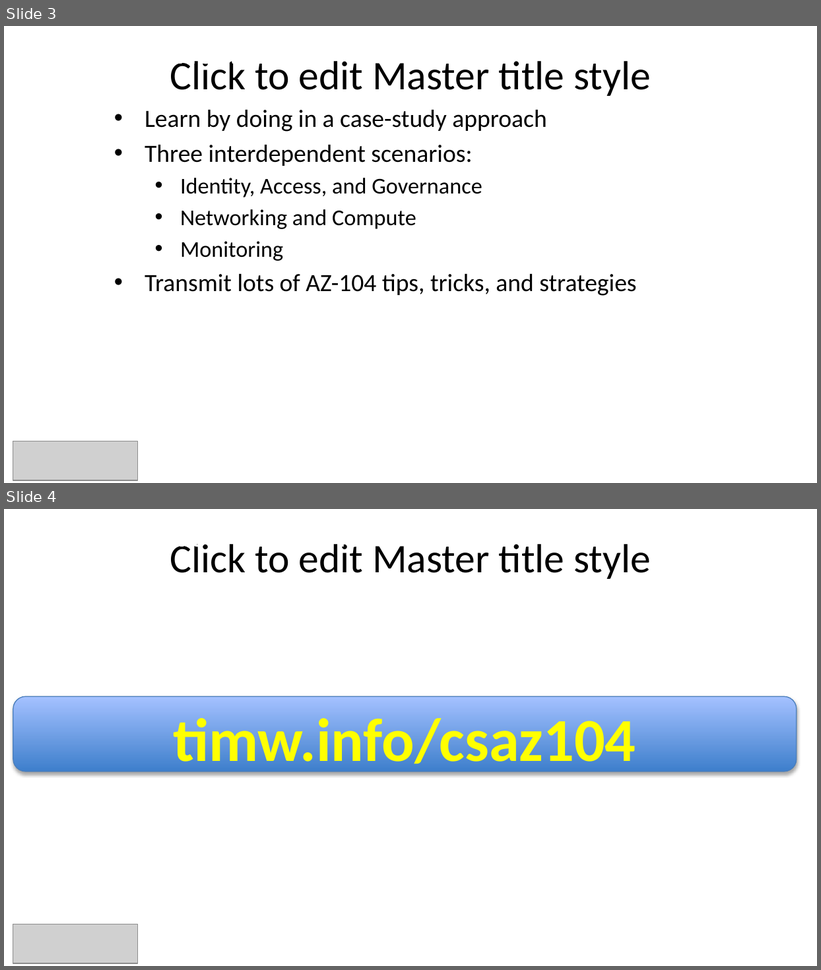
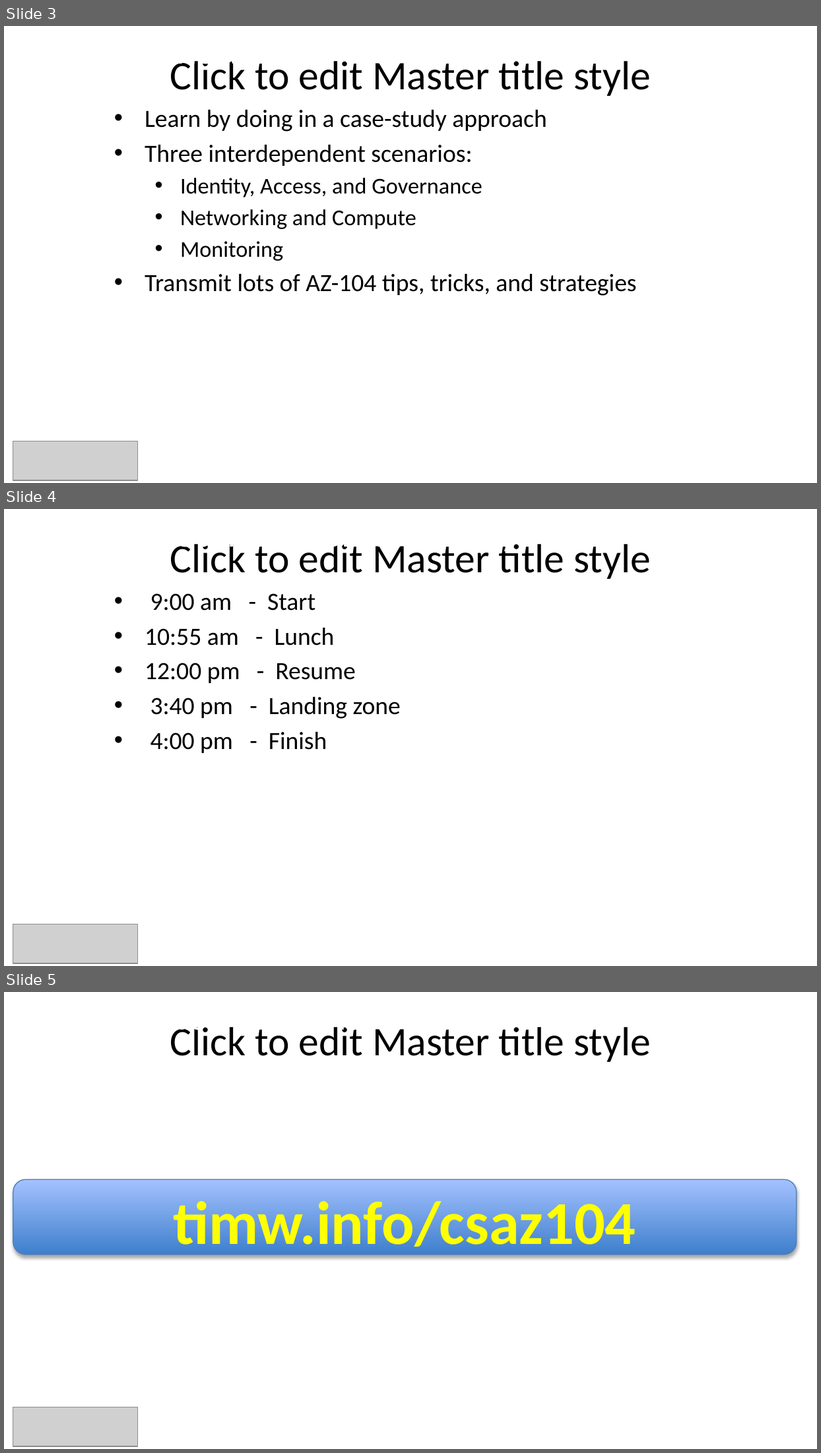
Before and after one commit to timothywarner/csaz104, a slide deck: warner-cs-AZ104.pptx. Shown one above the other, each under a label of ours: slides 3 and 4 before the commit, slides 3, 4 and 5 after it. The pictures are 821x970 and 821x1453 pixels, drawn with LibreOffice and Linux fonts; fonts in the diff are those of the drawing; grey boxes stand for pictures; background and template pictures are left out. Boxes give left, top, right and bottom in pixels: in the first picture for what was removed or moved away, otherwise in the second. Text is boxed around its words. In the diff, an @@ line names an element or a change of style, - is before the commit and + after.

Commit message:
update pptx

```diff
--- a/warner-cs-AZ104.pptx
+++ b/warner-cs-AZ104.pptx
@@ slide 4 added at [4, 509, 817, 966], background picture (left out); not listed: 1 template element that a slide beside it also shows @@
@@ title added at [114, 544, 516, 556], 36 pt, text #FFFFFF @@
+Timetable (Central time)
@@ text added at [145, 593, 401, 753], 22 pt, text #000000 @@
+• 9:00 am - Start
+• 10:55 am - Lunch
+• 12:00 pm - Resume
+• 3:40 pm - Landing zone
+• 4:00 pm - Finish
@@ picture added at [13, 925, 137, 964] @@
@@ what was slide 4 is now slide 5 @@
```
Also in this commit, not shown: 2 slides changed, 2 other slides added.
